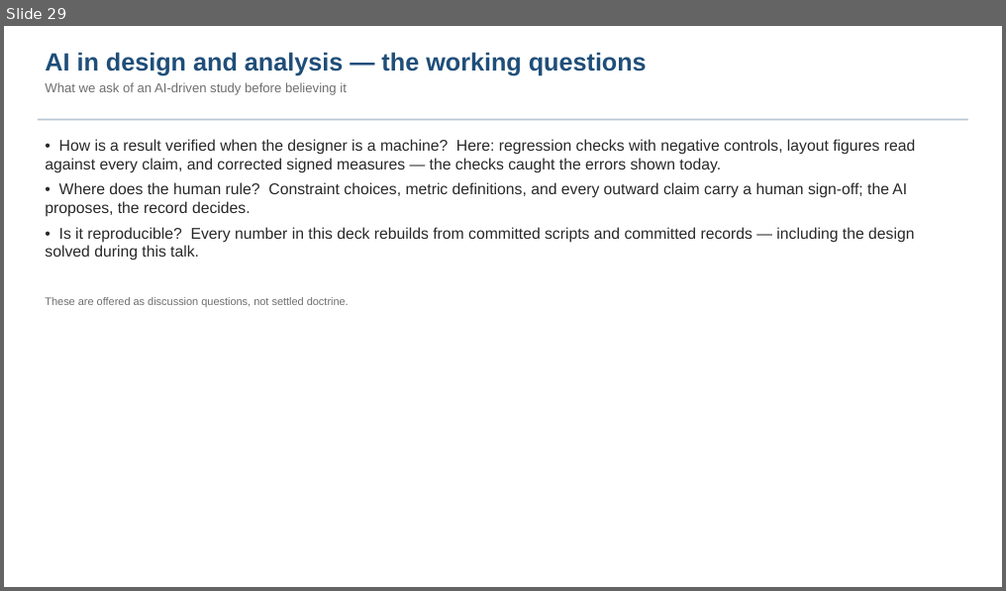
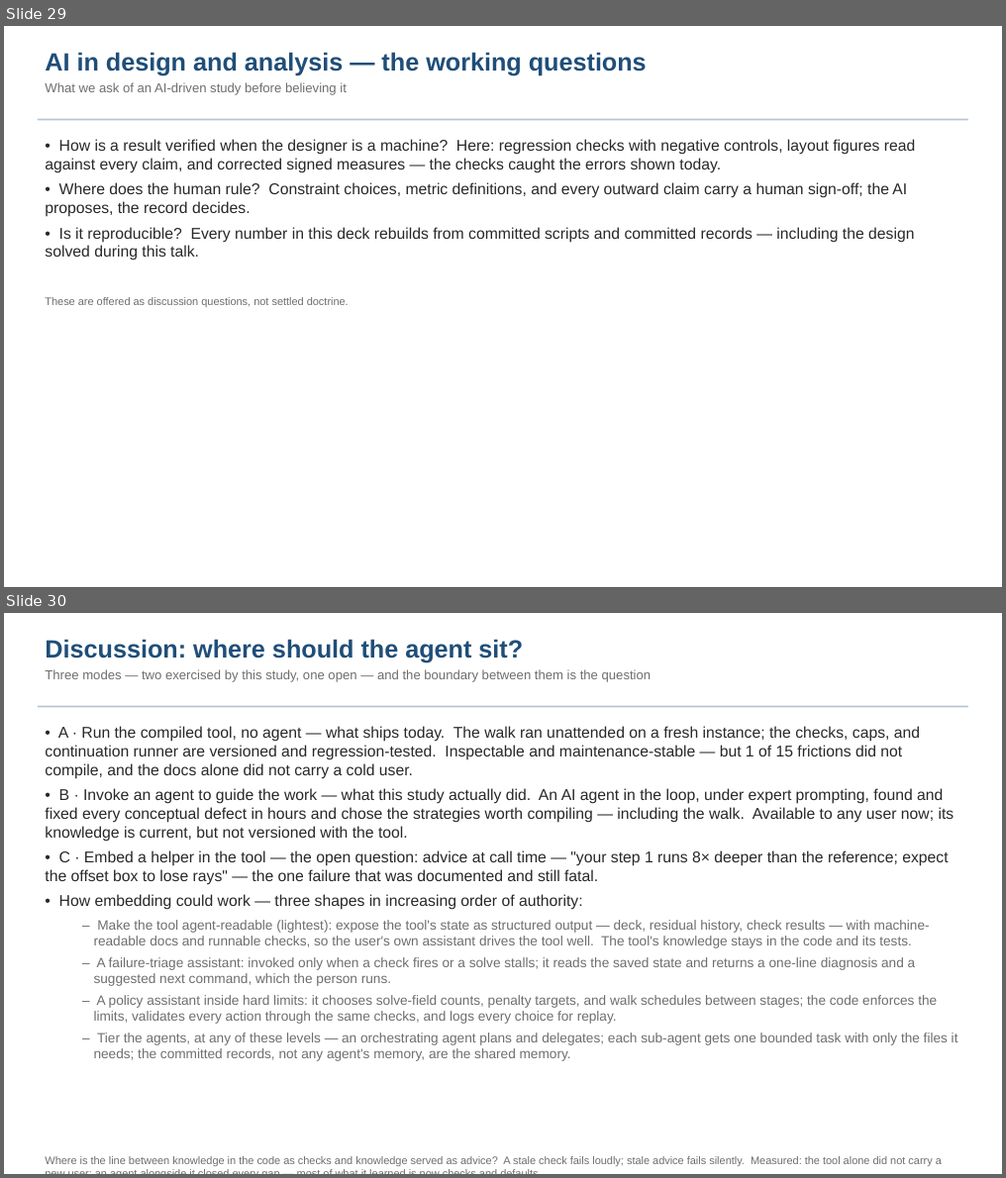
Before and after one commit to nasa-jpl/macos, a slide deck: demo_session/baseline_pass3.pptx. Shown one above the other, each under a label of ours: slide 29 before the commit, slides 29 and 30 after it. The pictures are 1006x591 and 1006x1178 pixels, drawn with LibreOffice and Linux fonts; fonts in the diff are those of the drawing. Boxes give left, top, right and bottom in pixels: in the first picture for what was removed or moved away, otherwise in the second. Text is boxed around its words. In the diff, an @@ line names an element or a change of style, - is before the commit and + after.

```diff
--- a/demo_session/baseline_pass3.pptx
+++ b/demo_session/baseline_pass3.pptx
@@ slide 30 added at (4, 613, 1002, 1174), background #FFFFFF @@
@@ text added at (45, 639, 651, 682), 12.5 pt, text #6E6E6E @@
+Discussion: where should the agent sit?
+Three modes — two exercised by this study, one open — and the boundary between them is the question
@@ rectangle added at (38, 706, 968, 707), fill #B8C6D4 @@
@@ text added at (45, 726, 958, 1061), 13 pt, text #6E6E6E @@
+• A · Run the compiled tool, no agent — what ships today. The walk ran unattended on a fresh instance; the checks, caps, and continuation runner are versioned and regression-tested. Inspectable and maintenance-stable — but 1 of 15 frictions did not compile, and the docs alone did not carry a cold user.
+• B · Invoke an agent to guide the work — what this study actually did. An AI agent in the loop, under expert prompting, found and fixed every conceptual defect in hours and chose the strategies worth compiling — including the walk. Available to any user now; its knowledge is current, but not versioned with the tool.
+• C · Embed a helper in the tool — the open question: advice at call time — "your step 1 runs 8× deeper than the reference; expect the offset box to lose rays" — the one failure that was documented and still fatal.
+• How embedding could work — three shapes in increasing order of authority:
+– Make the tool agent-readable (lightest): expose the tool's state as structured output — deck, residual history, check results — with machine-readable docs and runnable checks, so the user's own assistant drives the tool well. The tool's knowledge stays in the code and its tests.
+– A failure-triage assistant: invoked only when a check fires or a solve stalls; it reads the saved state and returns a one-line diagnosis and a suggested next command, which the person runs.
+– A policy assistant inside hard limits: it chooses solve-field counts, penalty targets, and walk schedules between stages; the code enforces the limits, validates every action through the same checks, and logs every choice for replay.
+– Tier the agents, at any of these levels — an orchestrating agent plans and delegates; each sub-agent gets one bounded task with only the files it needs; the committed records, not any agent's memory, are the shared memory.
@@ text added at (45, 1157, 942, 1166), 10.5 pt, text #6E6E6E @@
+Where is the line between knowledge in the code as checks and knowledge served as advice? A stale check fails loudly; stale advice fails silently. Measured: the tool alone did not carry a new user; an agent alongside it closed every gap — most of what it learned is now checks and defaults.
```
Also in this commit, not shown: 1 slide changed, 3 slides removed, 3 other files.
